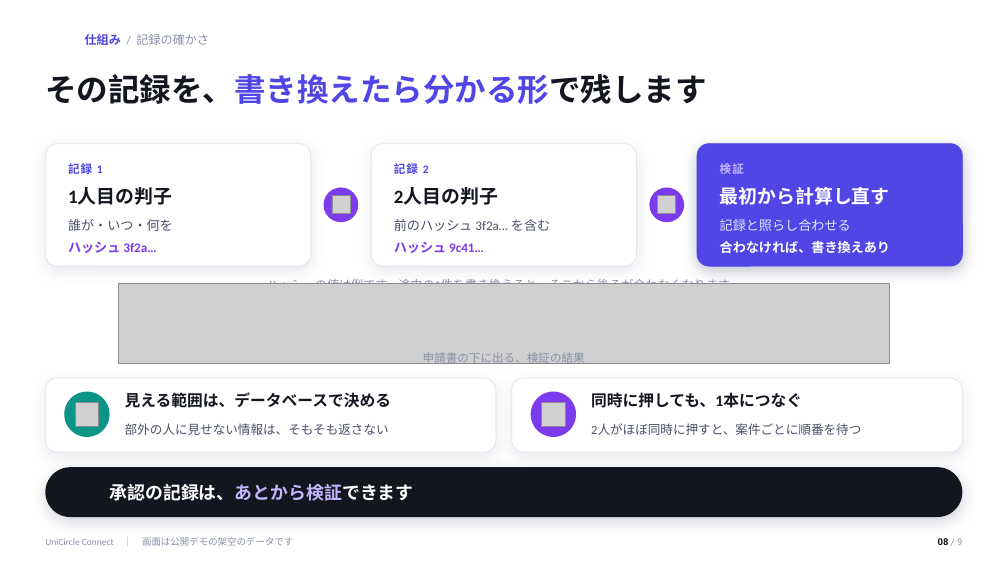
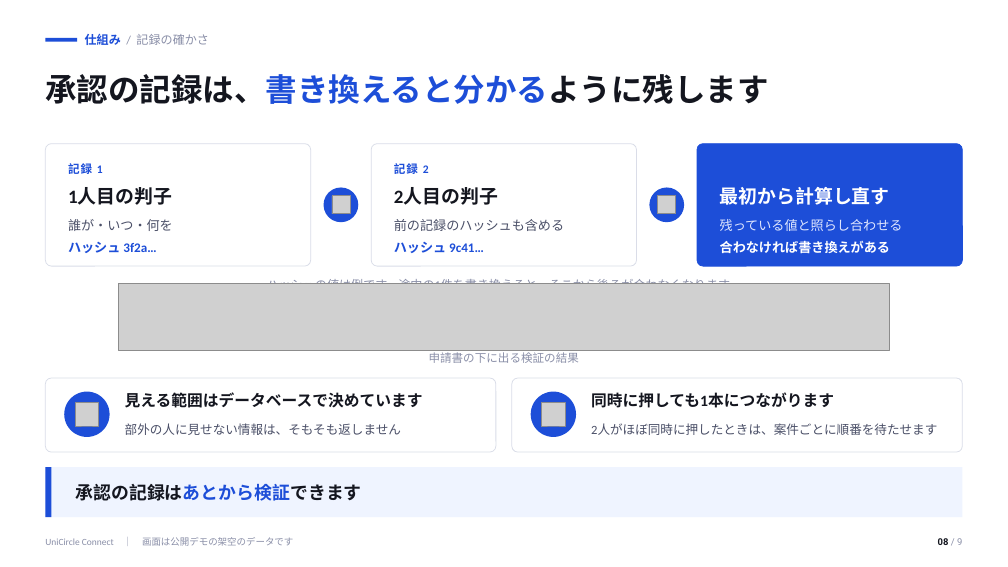
Before and after one commit to chihaya0621/unicircle-connect-v2, a slide deck: slide 8 of docs/slides/20261107_UniCircle_Connect_発表/UniCircle Connect 発表.pptx. Drawn at 1008x567 pixels with LibreOffice and Linux fonts; fonts in the diff are those of the drawing; grey boxes stand for pictures; background and template pictures are left out. Boxes give left, top, right and bottom in pixels: in the first picture for what was removed or moved away, otherwise in the second. Text is boxed around its words. In the diff, an @@ line names an element or a change of style, - is before the commit and + after.

Commit message:
docs: 発表資料を、平らにした画面に合わせて作り直す
画面の飾りを外したので、資料の写真が実物と違う見た目になっていた。
新しい画面で写真を撮り直し、資料の見た目もそれに合わせた。

- 表紙の絵と、各ページの画面の写真を撮り直した
- 暗いページ、ぼかしの背景、グラデーションの線、影をやめ、白地に
  アプリと同じ青の1色にした
- 各ページの文と原稿を、読点を減らした言い切りの文に直した

```diff
--- a/docs/slides/20261107_UniCircle_Connect_発表/UniCircle Connect 発表.pptx
+++ b/docs/slides/20261107_UniCircle_Connect_発表/UniCircle Connect 発表.pptx
@@ text "仕組み / 記録の確かさ" at bbox=[85, 34, 209, 45]: text colour #4F46E5 to #1D4ED8 in "仕組み" @@
@@ rectangle added at bbox=[45, 38, 77, 42], fill #1D4ED8 @@
@@ text at bbox=[45, 74, 768, 104]: text changed @@
-その記録を、書き換えたら分かる形で残します
+承認の記録は、書き換えると分かるように残します
@@ rounded rectangle at bbox=[697, 144, 963, 266]: fill #4F46E5 to #1D4ED8; outline #4F46E5 0.75 pt to #1D4ED8 0.75 pt; shadow off; proportions changed @@
@@ text "記録 1" at bbox=[68, 163, 103, 174]: text colour #4F46E5 to #1D4ED8 @@
@@ text "記録 2" at bbox=[394, 161, 429, 177]: text colour #4F46E5 to #1D4ED8 @@
@@ text removed at bbox=[720, 163, 744, 174] @@
-検証
@@ text "ハッシュ 3f2a…" at bbox=[68, 242, 156, 253]: text colour #7C3AED to #1D4ED8 @@
@@ text "ハッシュ 9c41…" at bbox=[394, 242, 484, 253]: text colour #7C3AED to #1D4ED8 @@
@@ text at bbox=[394, 219, 564, 231]: text changed @@
-前のハッシュ 3f2a… を含む
+前の記録のハッシュも含める
@@ text at bbox=[720, 219, 903, 231]: text changed @@
-記録と照らし合わせる
+残っている値と照らし合わせる
@@ text at bbox=[720, 240, 890, 254]: text changed @@
-合わなければ、書き換えあり
+合わなければ書き換えがある
@@ picture: place and size @@
-picture at bbox=[119, 284, 890, 364]
+picture at bbox=[119, 284, 890, 351]
@@ text at bbox=[429, 352, 579, 363]: text changed @@
-申請書の下に出る、検証の結果
+申請書の下に出る検証の結果
@@ outline #E2E4EE 0.75 pt to #DADDE8 0.75 pt; shadow off; proportions changed in 4 elements at bbox=[45, 144, 311, 266], bbox=[371, 144, 637, 266], bbox=[45, 378, 496, 452], bbox=[512, 378, 963, 452] @@
@@ ellipse at bbox=[64, 392, 110, 437]: fill #0D9488 to #1D4ED8 @@
@@ text at bbox=[125, 392, 423, 408]: text changed @@
-見える範囲は、データベースで決める
+見える範囲はデータベースで決めています
@@ fill #7C3AED to #1D4ED8 in 3 elements at bbox=[324, 188, 358, 222], bbox=[650, 188, 684, 222], bbox=[531, 392, 576, 437] @@
@@ text at bbox=[591, 392, 834, 408]: text changed @@
-同時に押しても、1本につなぐ
+同時に押しても1本につながります
@@ text at bbox=[125, 423, 401, 435]: text changed @@
-部外の人に見せない情報は、そもそも返さない
+部外の人に見せない情報は、そもそも返しません
@@ text at bbox=[591, 423, 937, 435]: text changed @@
-2人がほぼ同時に押すと、案件ごとに順番を待つ
+2人がほぼ同時に押したときは、案件ごとに順番を待たせます
@@ rectangle at bbox=[45, 467, 963, 517]: rounded rectangle to rectangle; fill #14161F to #EFF4FF; shadow off @@
@@ rectangle added at bbox=[45, 467, 51, 517], fill #1D4ED8 @@
@@ text at bbox=[76, 484, 362, 501]: text changed; text colour #FFFFFF to #14161F @@
-承認の記録は、あとから検証できます
+承認の記録はあとから検証できます
```
Also in this commit, not shown: 8 other slides changed, 10 other files.
